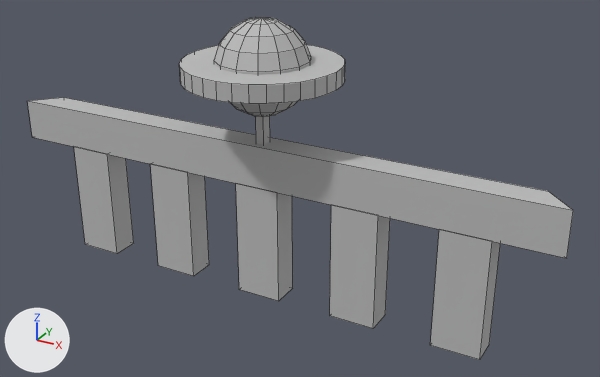
Two versions of the Blender file Blend Files/StoneBridgeRailing.blend, one commit apart.
Both versions are drawn from a 50 mm lens placed at (4.12, -6.73, 4.02), pointed at (0.37, 0.1, 0.61). Lighting does not change. The marker at lower left points along +X, +Y and +Z. Mesh edges are drawn as thin lines.

Before the edit, the objects in view are built like this:
```python
me_cube = bpy.data.meshes.new('Cube')
me_cube.from_pydata(...)  # 234 vertices, 202 faces; spans x -3.09..3.09, y -0.79..0.81, z -0.63..2.33
me_cube.materials.append(mat_stonebridgecolor)  # grey #bdbdbd
ob_cube = bpy.data.objects.new('Cube', me_cube)
ob_cube.location = (0.0, 0.0, 0.0)
```
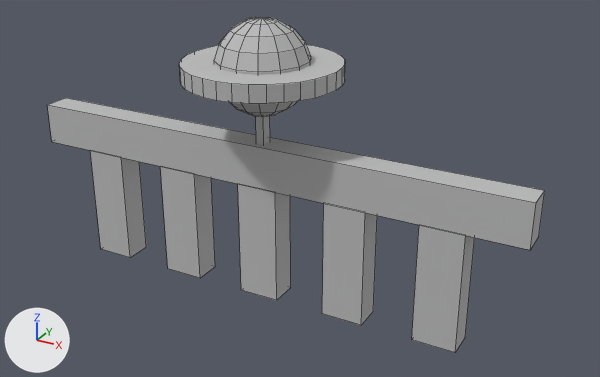
Commit message: Decrease stone railing length

What changed in the scene script:
```text
Change me_cube:
    where me_cube.from_pydata(...)  # 234 vertices, 202 faces; spans x -3.09..3.09, y -0.79..0.81, z -0.63..2.33
    used by ob_cube; location = (0.0, 0.0, 0.0)
    me_cube part 1: the loose piece of 8 vertices spanning x -1.35..-0.85, y -0.15..0.15, z -0.63..0.63 is scaled about the mesh origin by (0.9, 1, 1)
    me_cube part 2: the loose piece of 8 vertices spanning x -2.45..-1.95, y -0.15..0.15, z -0.63..0.63 is scaled about the mesh origin by (0.9, 1, 1)
    me_cube part 3: the loose piece of 8 vertices spanning x 1.95..2.45, y -0.15..0.15, z -0.63..0.63 is scaled about the mesh origin by (0.9, 1, 1)
    me_cube part 4: the loose piece of 8 vertices spanning x 0.85..1.35, y -0.15..0.15, z -0.63..0.63 is scaled about the mesh origin by (0.9, 1, 1)
    me_cube part 5
    me_cube.vertices[226].co: (-2.81, 0.15, 0.63) -> (-2.78, 0.15, 0.63)
    me_cube.vertices[227].co: (-3.09, -0.15, 0.63) -> (-2.78, -0.15, 0.63)  # pixel (32, 137) -> pixel (51, 141)
    me_cube.vertices[228].co: (-3.09, -0.15, 1.08) -> (-2.78, -0.15, 1.08)  # pixel (27, 100) -> pixel (47, 104)
    me_cube.vertices[229].co: (-2.81, 0.15, 1.08) -> (-2.78, 0.15, 1.08)  # pixel (64, 97) -> pixel (65, 97)
    me_cube.vertices[230].co: (2.81, 0.15, 0.63) -> (2.78, 0.15, 0.63)  # not seen -> pixel (538, 236)
    me_cube.vertices[231].co: (3.09, -0.15, 0.63) -> (2.78, -0.15, 0.63)  # pixel (566, 258) -> pixel (530, 250)
    me_cube.vertices[232].co: (3.09, -0.15, 1.08) -> (2.78, -0.15, 1.08)  # pixel (573, 210) -> pixel (536, 202)
    me_cube.vertices[233].co: (2.81, 0.15, 1.08) -> (2.78, 0.15, 1.08)  # pixel (548, 191) -> pixel (544, 190)
```

Where the change shows, as pixel boxes [x1, y1, x2, y2] in the pictures (600 x 377 px; the box of a moved part takes in the faces that stretch with it):
'Cube', reshaped (9% narrower): before [28, 17, 573, 360]; after [47, 17, 545, 352]
part 1 of me_cube, moved or reshaped: before [151, 164, 209, 276]; after [160, 166, 215, 278]
part 2 of me_cube, moved or reshaped: before [74, 147, 134, 254]; after [90, 150, 146, 257]
part 3 of me_cube, moved or reshaped: before [431, 229, 500, 360]; after [412, 225, 475, 352]
part 4 of me_cube, moved or reshaped: before [330, 205, 390, 329]; after [322, 203, 377, 325]
part 5 of me_cube, moved or reshaped: before [28, 98, 573, 258]; after [47, 98, 545, 250]
